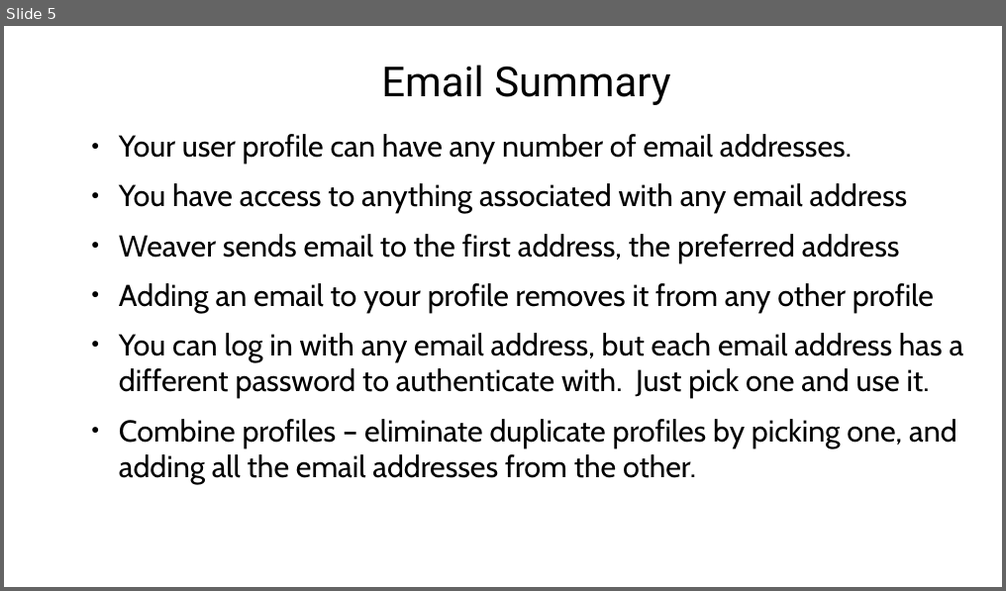
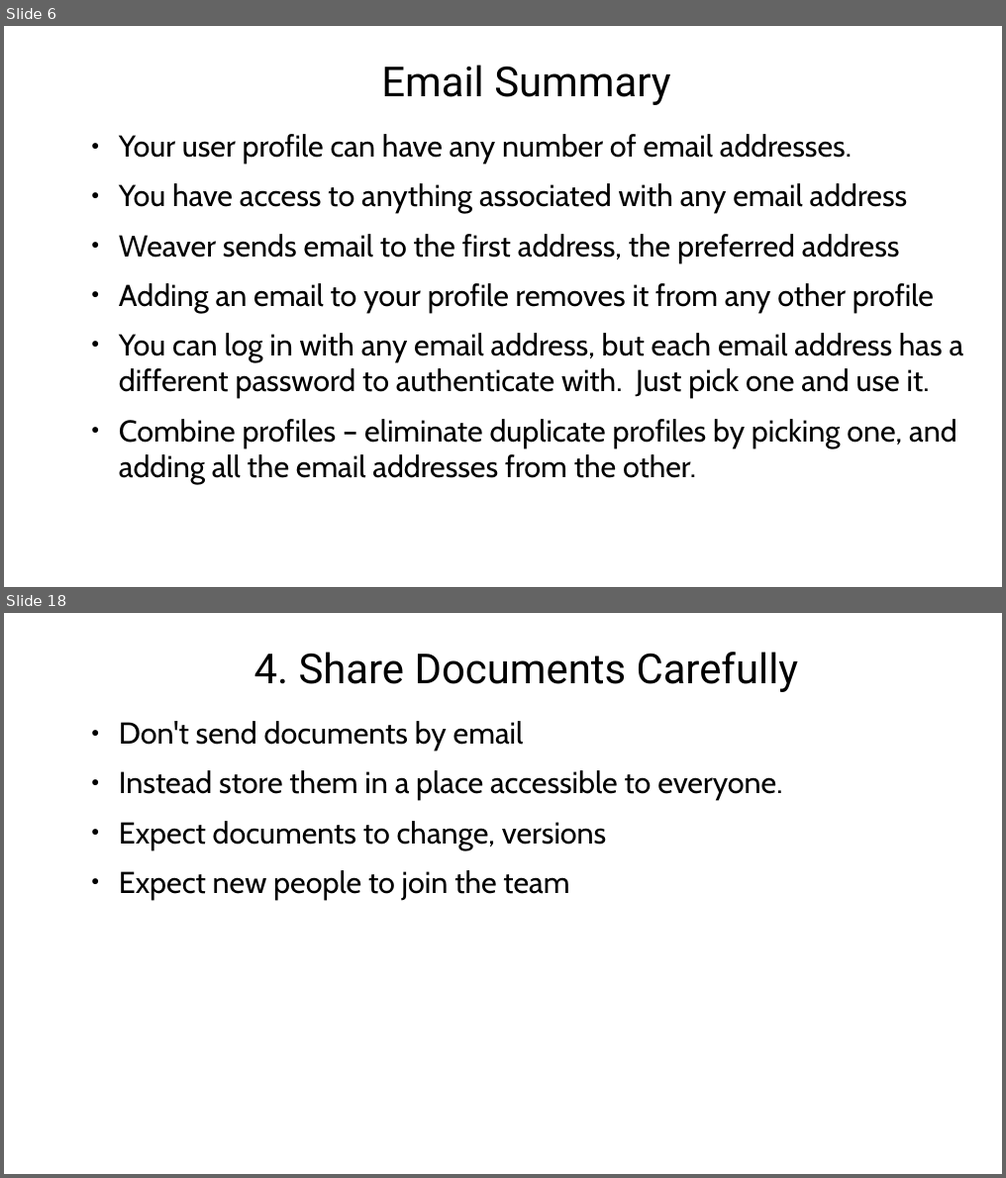
Before and after one commit to agilepro/cognoscenti, a slide deck: documentation/VideoPresentations.odp. Shown one above the other, each under a label of ours: slide 5 before the commit, slides 6 and 18 after it; the slides between them are not shown. The pictures are 1006x591 and 1006x1178 pixels, drawn with LibreOffice and Linux fonts; fonts in the diff are those of the drawing; background and template pictures are left out. Boxes give left, top, right and bottom in pixels: in the first picture for what was removed or moved away, otherwise in the second. Text is boxed around its words. In the diff, an @@ line names an element or a change of style, - is before the commit and + after.

Commit message:
new video about team leader

```diff
--- a/documentation/VideoPresentations.odp
+++ b/documentation/VideoPresentations.odp
@@ slide 18 added at [4,613,1002,1174], background picture (left out) @@
@@ title added at [254,652,799,692], 38.3 pt, text #000000 @@
+4. Share Documents Carefully
@@ text added at [119,721,782,900], 27.9 pt, text #000000 @@
+● Don't send documents by email
+● Instead store them in a place accessible to everyone.
+● Expect documents to change, versions
+● Expect new people to join the team
@@ what was slide 5 is now slide 6 @@
```
Also in this commit, not shown: 23 other slides added, 2 other files.
